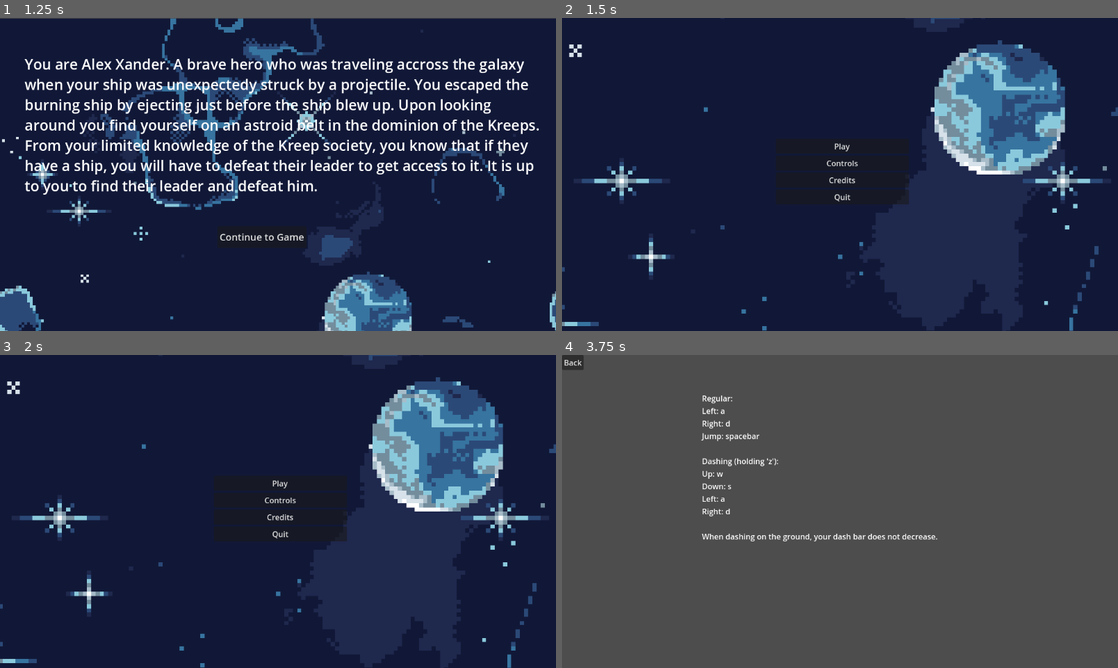
Above: before the commit, frames 1-4 (two rows, left to right).
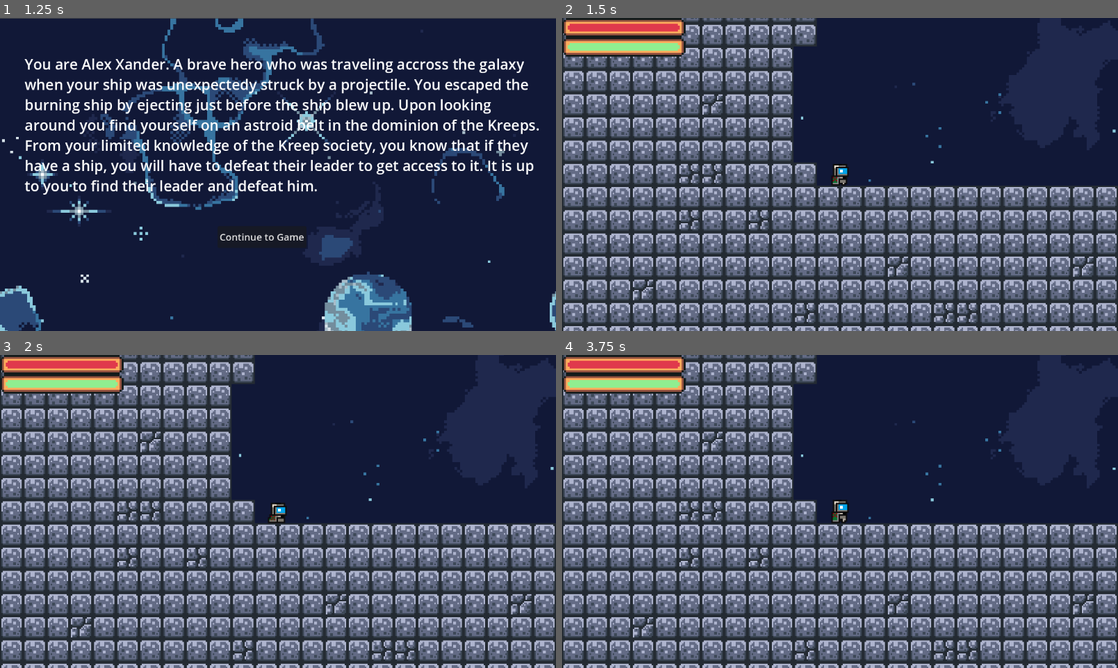
Above: after the commit, the same moments.

Repository: Nikman800/Lab_4_Game
Game: Godot game, scene res://scenes/mainmenu.tscn
Two runs of this game, one before a commit and one after it. Both use one fixed random seed, a clock stepped at 60 frames per second and the inputs below.
Inputs (mouse positions are in pixels of both pictures, inside the frame that each line leads up to):
- Up to frame 1 (1.25 s): click "Play" at 0.5 s
- Up to frame 2 (1.5 s): click "Continue to Game" at 1.25 s
- Up to frame 3 (2 s): no input
- Up to frame 4 (3.75 s): click (840, 483) at 2 s, where only the run before the commit has a clickable "Play"; click (823, 574) at 2.75 s, where only the run before the commit has a clickable "Continue to Game"; click (840, 498) at 3.5 s, where only the run before the commit has a clickable "Controls"

Frame 1 is identical in both runs. In frame 2, 65% of the frame differs, in the area x 0-100%, y 0-100%; in frame 3, 65%; in frame 4, 90%.

Commit message:
Fixed conclusion

Diff:
--- a/scenes/Conclusion.tscn
+++ b/scenes/Conclusion.tscn
@@ -1,6 +1,6 @@
 [gd_scene load_steps=3 format=3 uid="uid://co3icnkqihag6"]
 
-[ext_resource type="Script" path="res://scenes/Intro.gd" id="1_6xjyp"]
+[ext_resource type="Script" path="res://scripts/conclusion.gd" id="1_lc7jk"]
 [ext_resource type="Texture2D" uid="uid://cbifb0nfs22it" path="res://assets/sprites/blue background.png" id="2_0crw6"]
 
 [node name="Control" type="Control"]
@@ -20,7 +20,7 @@
 theme_override_font_sizes/font_size = 20
 text = "Continue to Game
 "
-script = ExtResource("1_6xjyp")
+script = ExtResource("1_lc7jk")
 
 [node name="BlueBackground" type="Sprite2D" parent="."]
 z_index = -5
--- a/scenes/Intro.gd
+++ b/scenes/Intro.gd
@@ -1,4 +1,4 @@
 extends Control
 
 func _on_pressed():
-	get_tree().change_scene_to_file("res://scenes/mainmenu.tscn")
+	get_tree().change_scene_to_file("res://scenes/levelOne.tscn")
--- /dev/null
+++ b/scripts/conclusion.gd
@@ -0,0 +1,4 @@
+extends Control
+
+func _on_pressed():
+	get_tree().change_scene_to_file("res://scenes/mainmenu.tscn")
